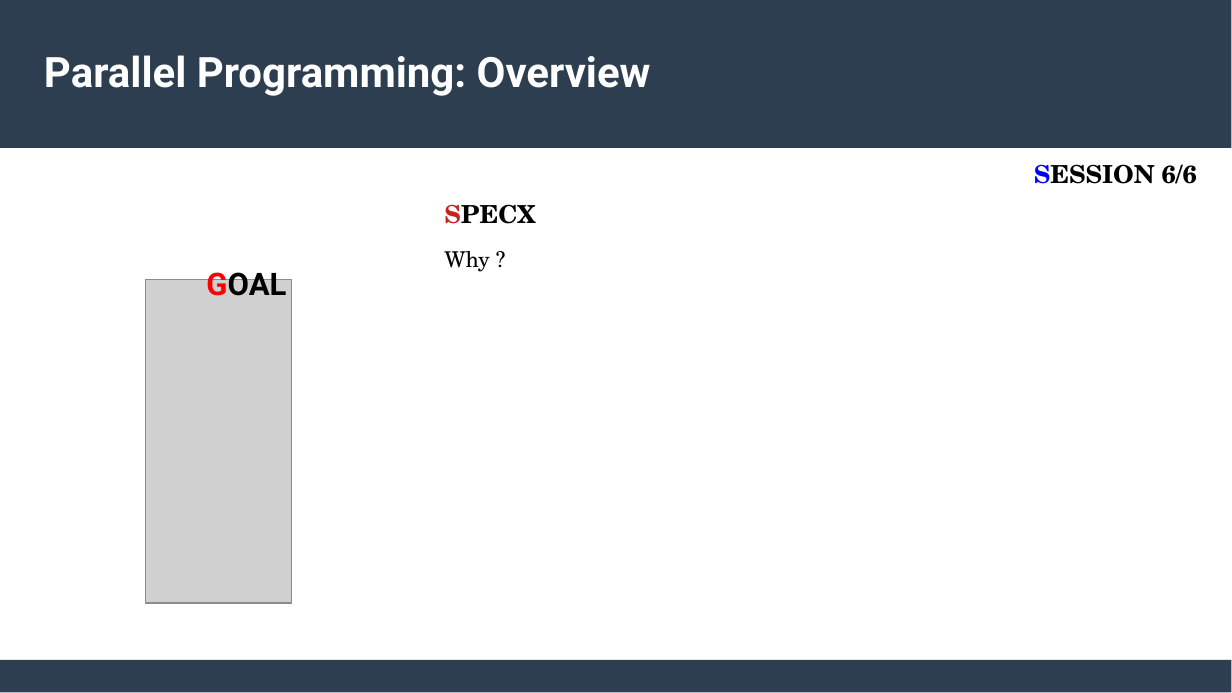
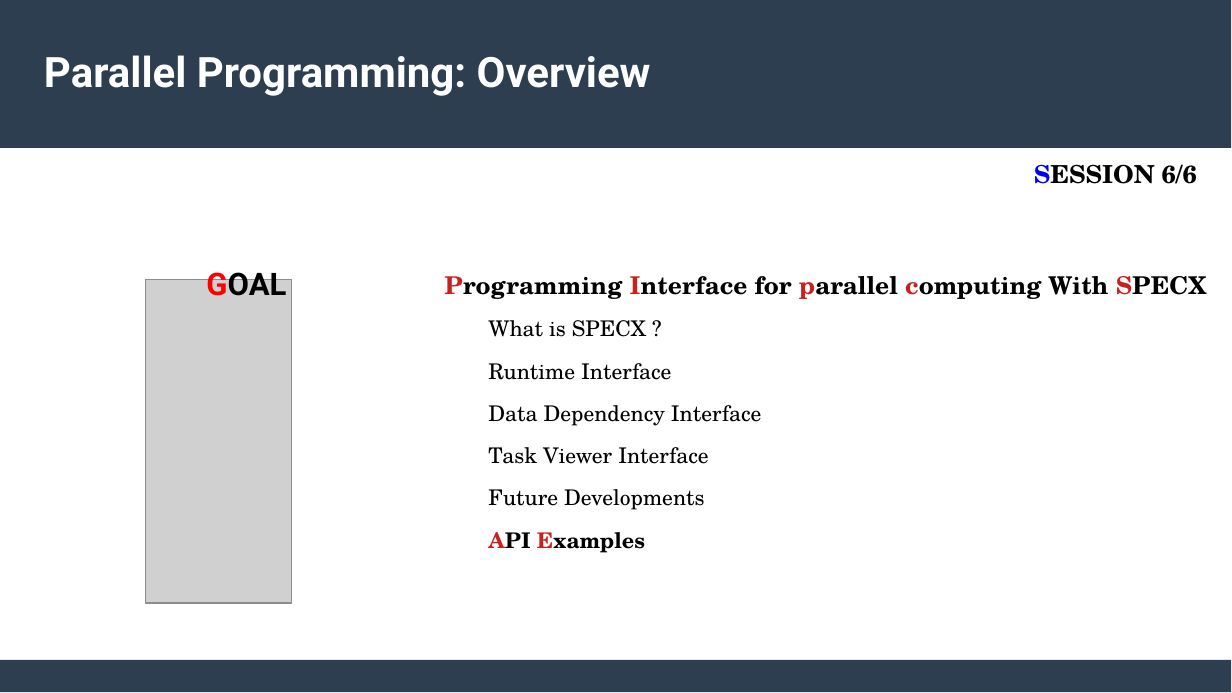
Before and after one commit to lemoinep/ParallelProgramming, a slide deck: slide 2 of MySlides/Session6_ParallelProgramming_Specx.pptx. Drawn at 1232x693 pixels with LibreOffice and Linux fonts; fonts in the diff are those of the drawing; grey boxes stand for pictures. Boxes give left, top, right and bottom in pixels: in the first picture for what was removed or moved away, otherwise in the second. Text is boxed around its words. In the diff, an @@ line names an element or a change of style, - is before the commit and + after.

Commit message:
Update29-SPECX

```diff
--- a/MySlides/Session6_ParallelProgramming_Specx.pptx
+++ b/MySlides/Session6_ParallelProgramming_Specx.pptx
@@ text at bbox=[444, 276, 1206, 553]: text changed; size 16 to 13.9 pt; bold off @@
-SPECX
-Why ?
+Programming Interface for parallel computing With SPECX
+What is SPECX ?
+Runtime Interface
+Data Dependency Interface
+Task Viewer Interface
+Future Developments
+API Examples
```
Also in this commit, not shown: 2 other slides changed, 11 slides added, 2 slides removed, 1 other file.
